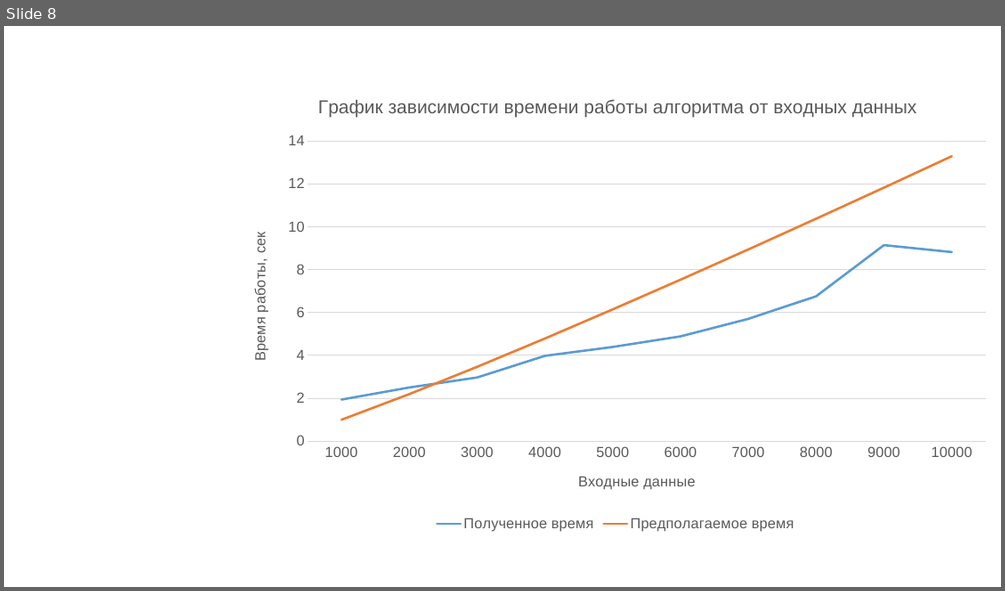
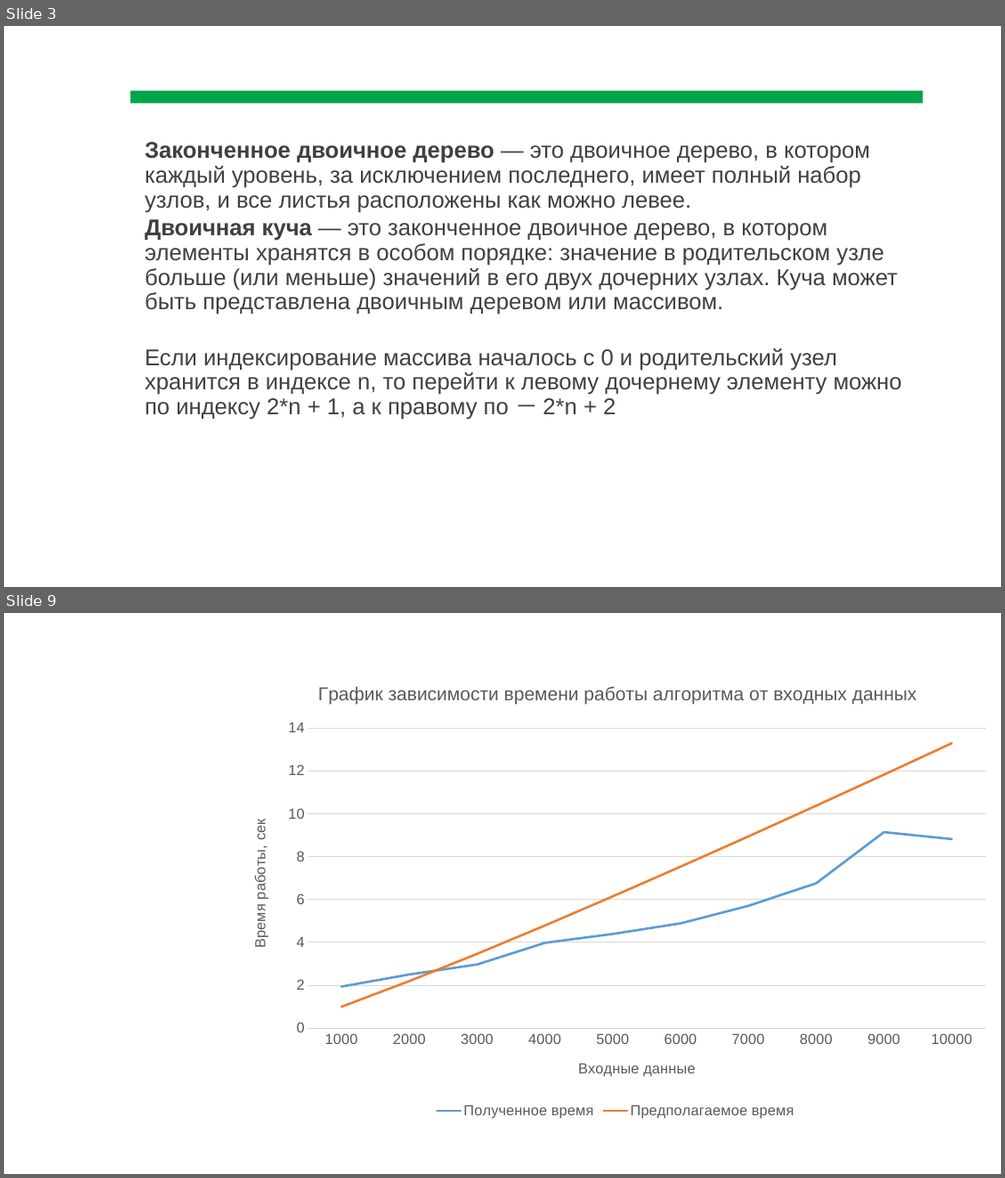
Before and after one commit to sofya-balashova/heapsort, a slide deck: Heapsort.pptx. Shown one above the other, each under a label of ours: slide 8 before the commit, slides 3 and 9 after it; the slides between them are not shown. The pictures are 1005x591 and 1005x1178 pixels, drawn with LibreOffice and Linux fonts; fonts in the diff are those of the drawing; background and template pictures are left out. Boxes give left, top, right and bottom in pixels: in the first picture for what was removed or moved away, otherwise in the second. Text is boxed around its words. In the diff, an @@ line names an element or a change of style, - is before the commit and + after.

```diff
--- a/Heapsort.pptx
+++ b/Heapsort.pptx
@@ slide 3 added at (x1=4, y1=26, x2=1001, y2=587), background picture (left out) @@
@@ rectangle added at (x1=130, y1=91, x2=923, y2=103), fill #00A449 @@
@@ text added at (x1=145, y1=142, x2=902, y2=419), 22 pt, text #404040 @@
+Законченное двоичное дерево — это двоичное дерево, в котором каждый уровень, за исключением последнего, имеет полный набор узлов, и все листья расположены как можно левее.
+Двоичная куча — это законченное двоичное дерево, в котором элементы хранятся в особом порядке: значение в родительском узле больше (или меньше) значений в его двух дочерних узлах. Куча может быть представлена двоичным деревом или массивом.
+Если индексирование массива началось с 0 и родительский узел хранится в индексе n, то перейти к левому дочернему элементу можно по индексу 2*n + 1, а к правому по － 2*n + 2
@@ what was slide 8 is now slide 9 @@
```
Also in this commit, not shown: 8 slides changed.
